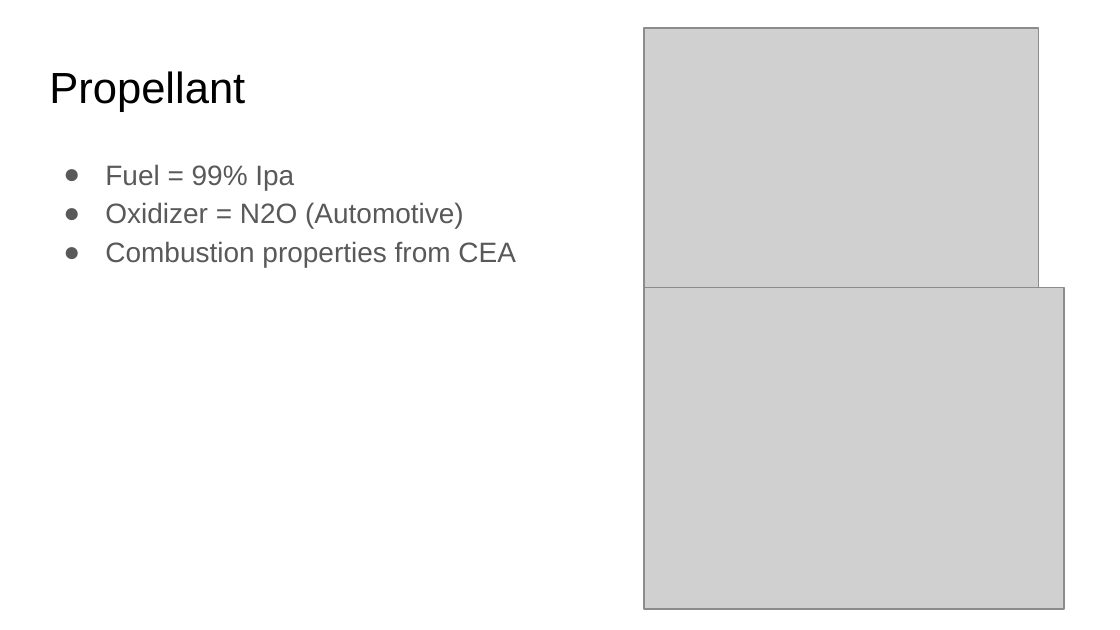
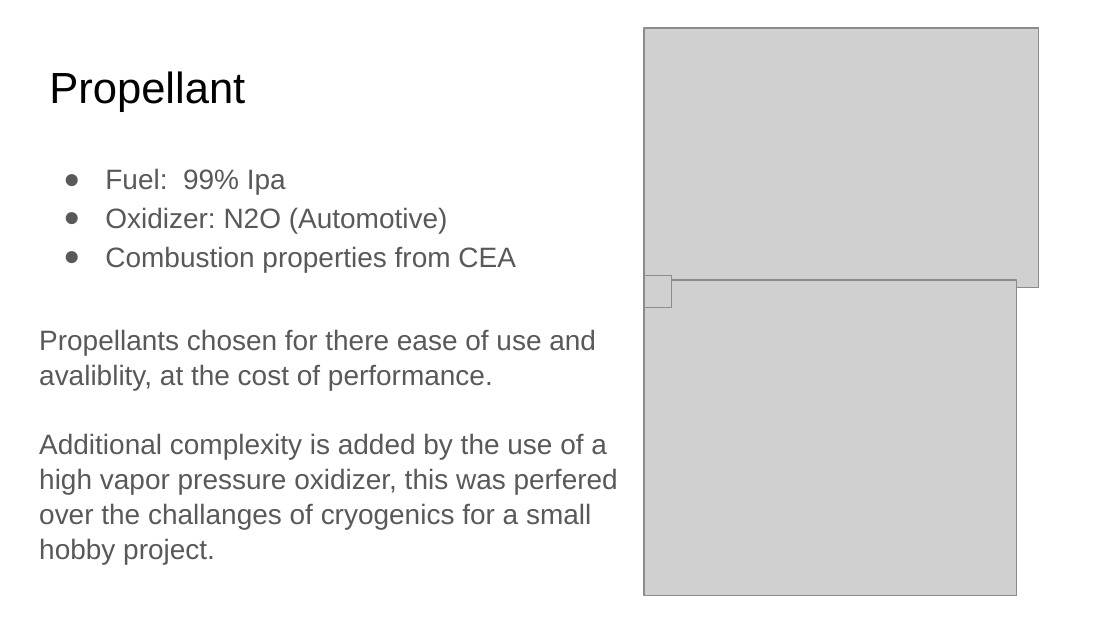
Before and after one commit to ControlSoup/Thrusty, a slide deck: slide 3 of projects/nitrious_engine/presentations/Review.odp. Drawn at 1120x630 pixels with LibreOffice and Linux fonts; fonts in the diff are those of the drawing; grey boxes stand for pictures. Boxes give left, top, right and bottom in pixels: in the first picture for what was removed or moved away, otherwise in the second. Text is boxed around its words. In the diff, an @@ line names an element or a change of style, - is before the commit and + after.

```diff
--- a/projects/nitrious_engine/presentations/Review.odp
+++ b/projects/nitrious_engine/presentations/Review.odp
@@ text at [105,168,448,233]: text changed @@
-● Fuel = 99% Ipa
-● Oxidizer = N2O (Automotive)
+● Fuel: 99% Ipa
+● Oxidizer: N2O (Automotive)
@@ picture: place and size @@
-picture at [644,288,1064,609]
+picture at [644,280,1016,595]
@@ picture added at [644,276,672,308] @@
@@ text added at [39,329,618,565], 18 pt, text #595959 @@
+Propellants chosen for there ease of use and avaliblity, at the cost of performance.
+Additional complexity is added by the use of a high vapor pressure oxidizer, this was perfered over the challanges of cryogenics for a small hobby project.
```
Also in this commit, not shown: 5 other slides changed, 1 slide added, 1 slide removed, 22 other files.
